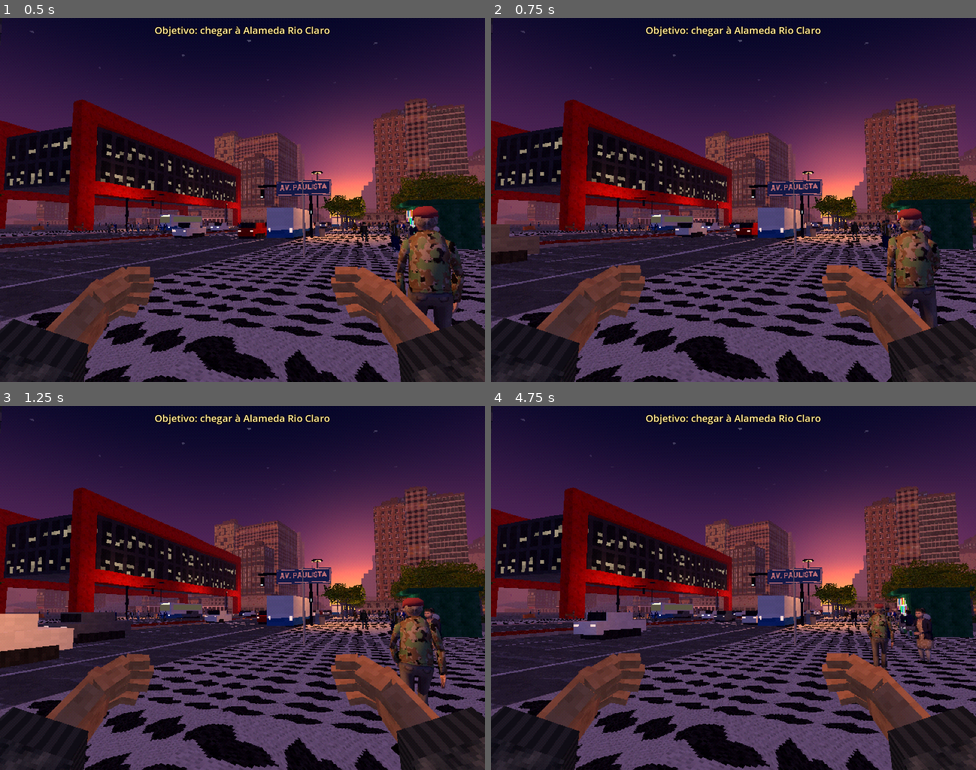
Above: before the commit, frames 1-4 (two rows, left to right).
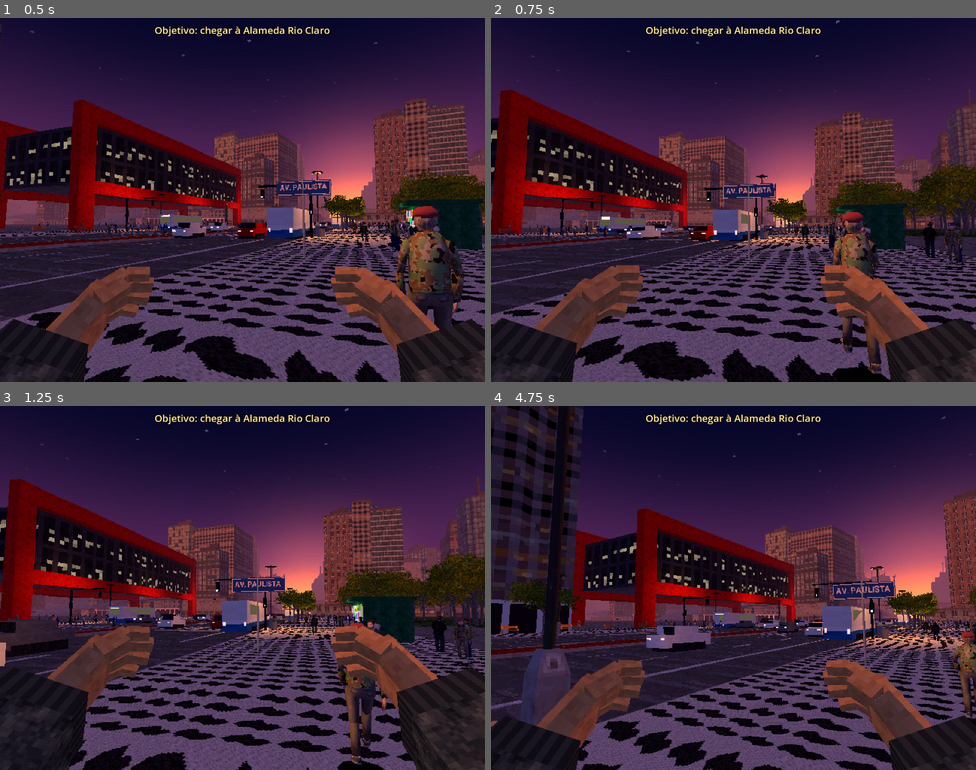
Above: after the commit, the same moments.

Repository: muricristino/walking-simulator-paulista
Game: Godot game, scene res://main.tscn
The game is run twice, just before and just after one commit, with the same random seed, the same clock (stepped at 60 frames per second) and the same inputs.
Inputs (mouse positions are in pixels of both pictures, inside the frame that each line leads up to):
- Up to frame 1 (0.5 s): no input
- Up to frame 2 (0.75 s): tap Enter at 0.5 s; move the mouse to (757, 200) at 0.52 s; hold Up (ui_up) from 0.53 s (still down); tap P at 0.6 s
- Up to frame 3 (1.25 s): keep holding Up (ui_up); tap Space at 0.77 s
- Up to frame 4 (4.75 s): keep holding Up (ui_up); move the mouse to (709, 588) at 1.27 s; tap T at 1.35 s; tap Space at 1.52, 3.02, 3.77, 4.52 s; move the mouse to (743, 580) at 2.02 s; tap C at 2.1 s; move the mouse to (728, 595) at 2.77 s; tap Z at 2.85 s; move the mouse to (767, 591) at 3.52 s; tap X at 3.6 s; move the mouse to (694, 584) at 4.27 s; tap R at 4.35 s

Frame 1 is identical in both runs. In frame 2, 41% of the frame differs, in the area x 0-100%, y 0-100%; in frame 3, 47%; in frame 4, 51%.

Commit message:
fix: forward input to the render viewport so mouse look works

Diff:
--- a/scripts/city.gd
+++ b/scripts/city.gd
@@ -36,6 +36,11 @@
 var goal_t := 0.0
 var placed := []
 var lod_t := 0.0
+
+
+func _input(e: InputEvent) -> void:
+	if vp:
+		vp.push_input(e)
 
 
 func _ready() -> void:
